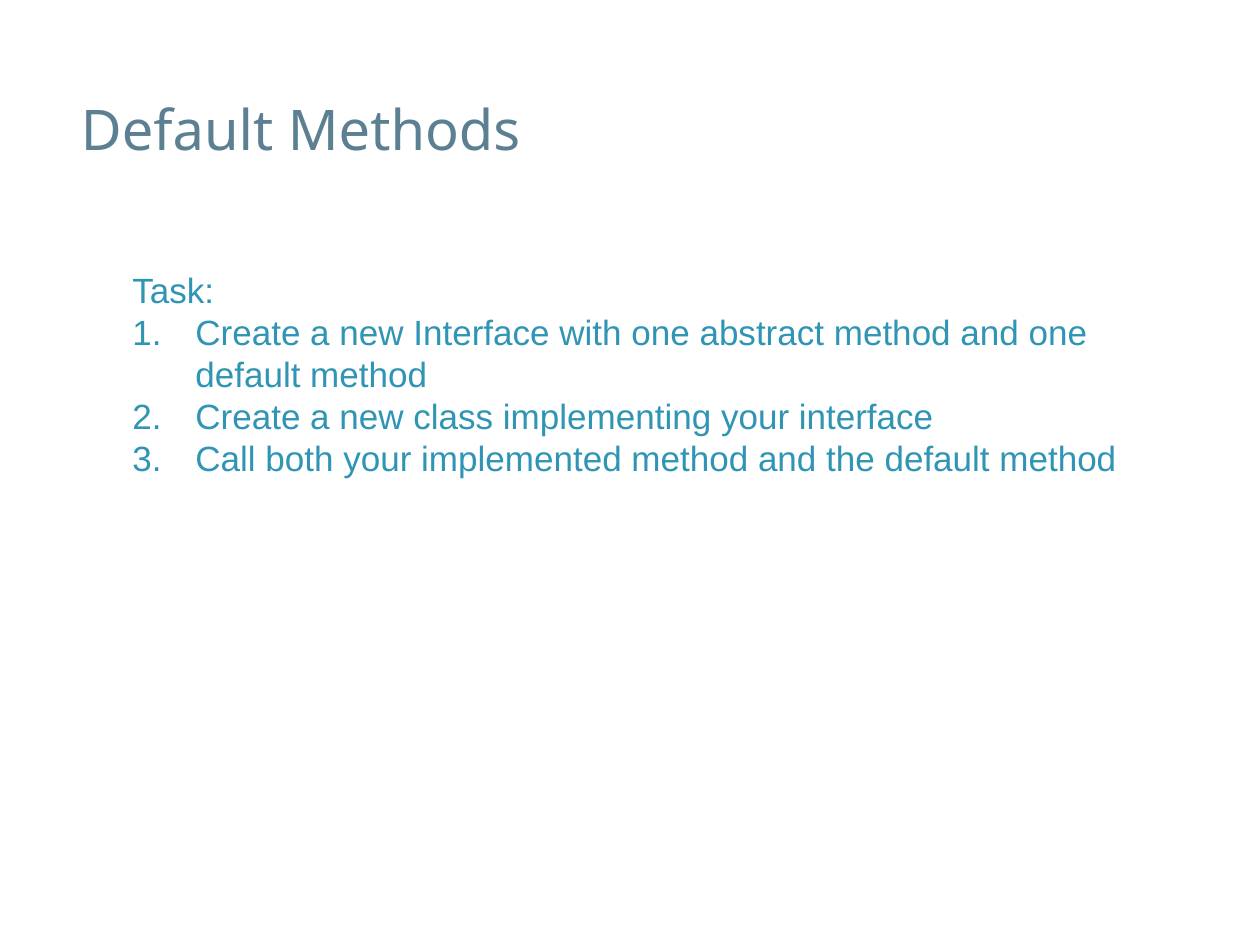
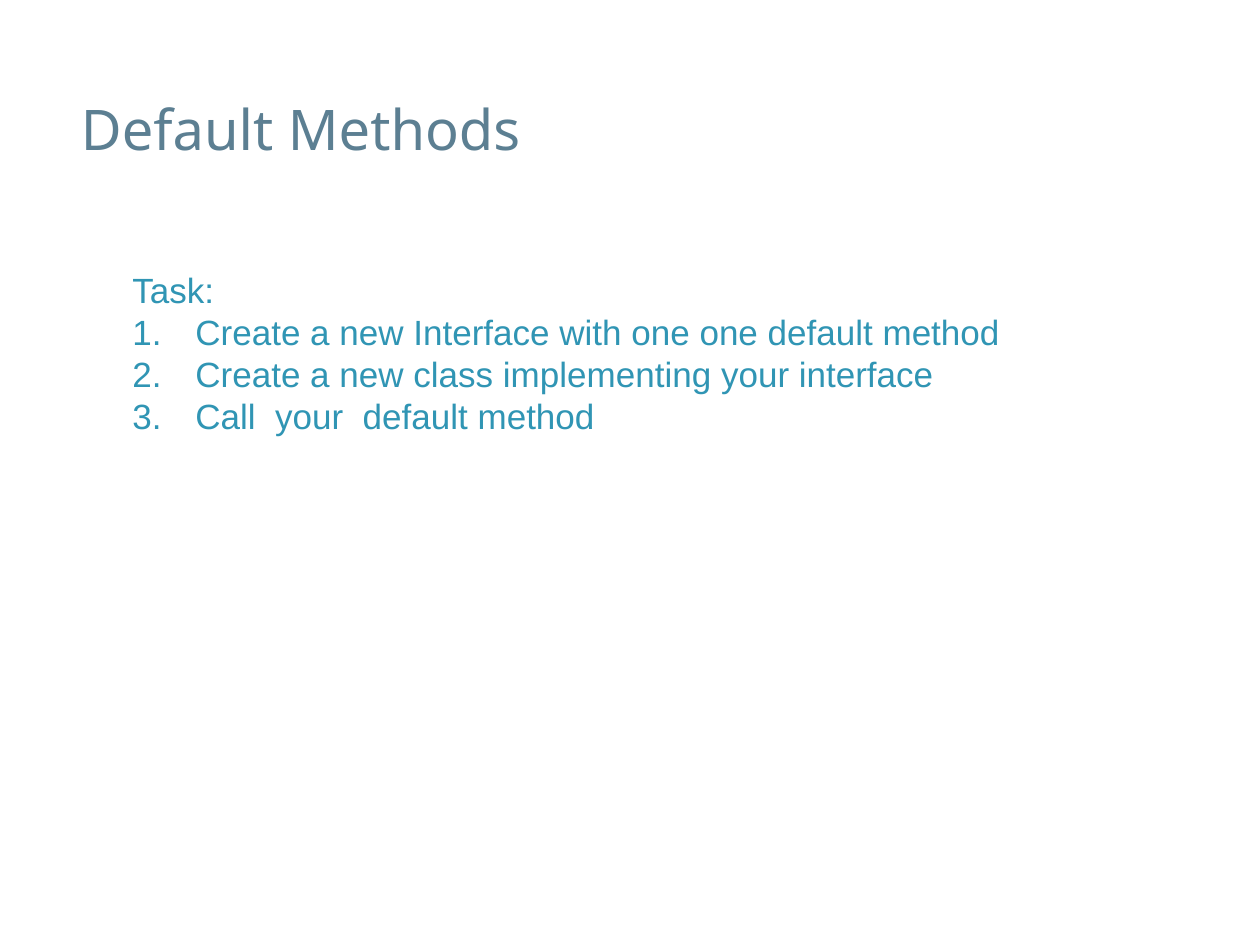
Before and after one commit to speedyswedy/Lambda, a slide deck: slide 2 of slides/Java 8 - Default Methods.pptx. Drawn at 1260x945 pixels with LibreOffice and Linux fonts; fonts in the diff are those of the drawing; background and template pictures are left out. Boxes give left, top, right and bottom in pixels: in the first picture for what was removed or moved away, otherwise in the second. Text is boxed around its words. In the diff, an @@ line names an element or a change of style, - is before the commit and + after.

Commit message:
tiny changes for default methods

```diff
--- a/slides/Java 8 - Default Methods.pptx
+++ b/slides/Java 8 - Default Methods.pptx
@@ text at <box>195,319,1000,346</box>: text changed @@
-1. Create a new Interface with one abstract method and one default method
+1. Create a new Interface with one one default method
@@ text at <box>195,403,595,436</box>: text changed @@
-3. Call both your implemented method and the default method
+3. Call your default method
```
